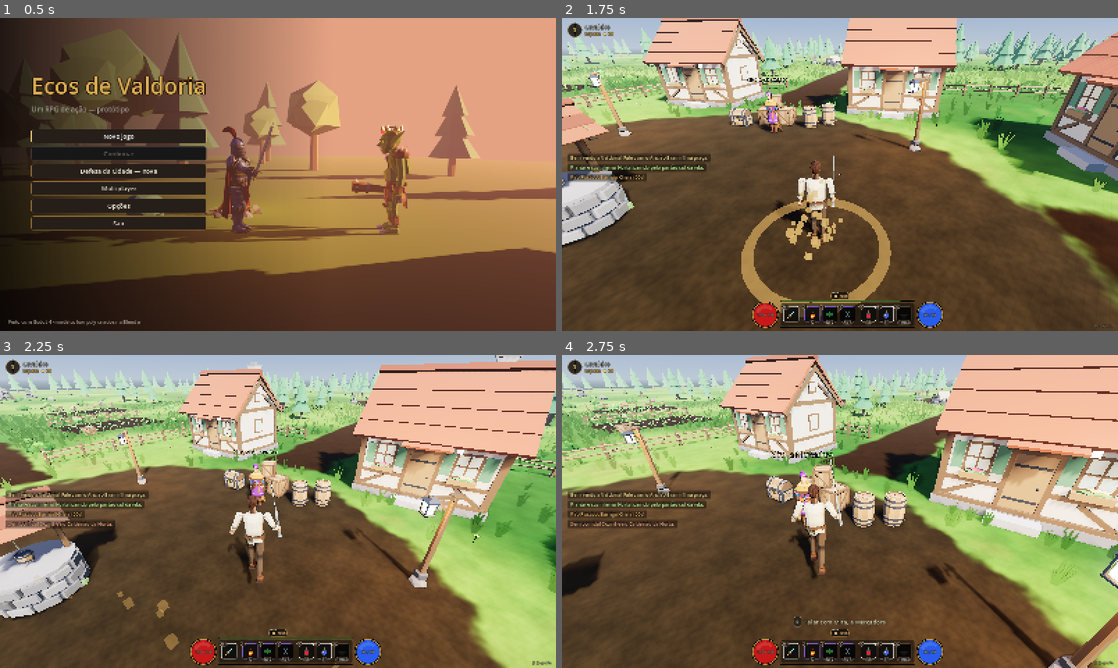
Above: before the commit, frames 1-4 (two rows, left to right).
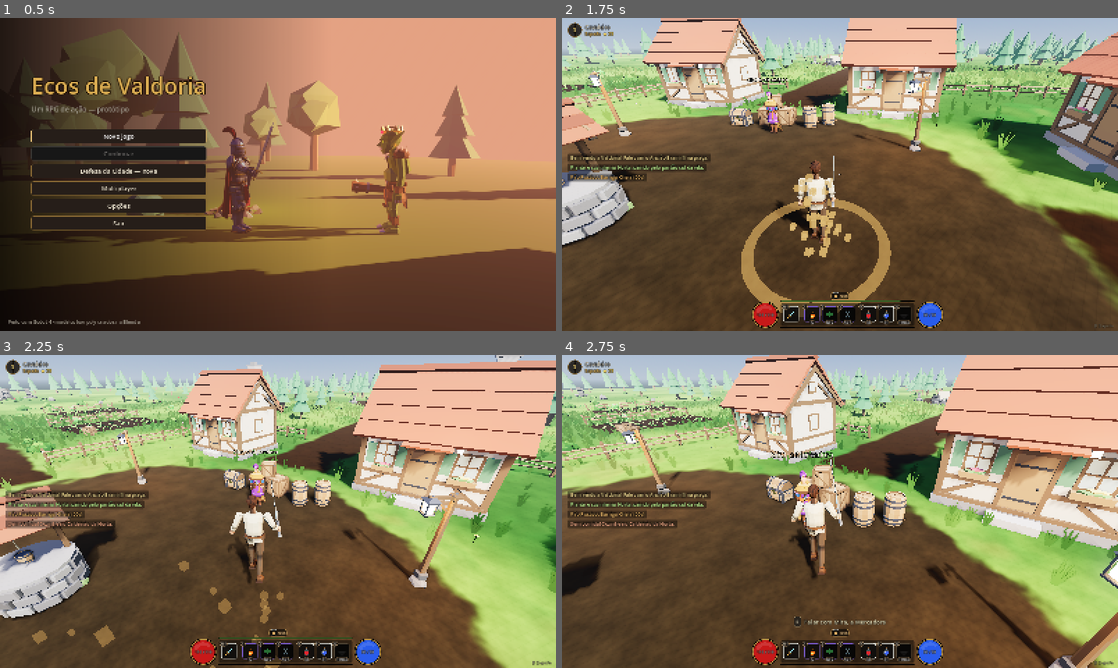
Above: after the commit, the same moments.

Repository: thyxbr/farm-survivors
Game: Godot game, scene res://scenes/main_menu.tscn
Same seed, same stepped clock (60 frames per second), same inputs: the game is played once before the commit and once after it.
Inputs (mouse positions are in pixels of both pictures, inside the frame that each line leads up to):
- Up to frame 1 (0.5 s): no input
- Up to frame 2 (1.75 s): click "Novo jogo" at 0.5 s; tap Enter (ui_accept) at 1.25 s; move the mouse to (867, 174) at 1.27 s; press the mouse at (867, 174) at 1.28 s; hold W (move_forward) from 1.28 s (still down); tap Space (jump) at 1.52 s; tap Q (eat) at 1.55 s
- Up to frame 3 (2.25 s): keep holding W (move_forward); tap Space (jump) at 1.82 s; move the mouse to (250, 511) at 2.02 s; release the mouse at (250, 511) at 2.03 s; tap Q (eat) at 2.1 s
- Up to frame 4 (2.75 s): keep holding W (move_forward); tap Space (jump) at 2.27, 2.57 s; tap E (interact) at 2.3 s

Frame 1 is identical in both runs. In frame 2, 0.9% of the frame differs, in the area x 40-52%, y 49-78%; in frame 3, 0.9%, in the area x 5-61%, y 65-100%; in frame 4, nothing differs.

Commit message:
Ferreiro: NPC com estados, golpe sincronizado e diálogo
Doran, o Ferreiro (scripts/world/blacksmith.gd, estende o npc.gd): martela
na bigorna com pausas a cada 3-5 ciclos, para e se vira quando o jogador
chega, gesticula durante a conversa e volta ao fechar o diálogo. Os golpes
vêm de uma method track injetada no clipe (faíscas no StrikePoint + som da
bigorna). Animação continua com o jogo pausado; o servidor dedicado não anima.
Martelo preso ao osso RightHand. FX.burst_particles extraído do FX.burst.
Ferraria colocada na vila em posição provisória (Tarefa 5 ajusta).

Co-Authored-By: Claude Opus 5.5 <noreply@anthropic.com>

Diff:
--- a/scripts/fx.gd
+++ b/scripts/fx.gd
@@ -36,6 +36,16 @@
 	var root := _scene()
 	if root == null:
 		return
+	var p := burst_particles(color, amount, speed, size, lifetime, gravity)
+	root.add_child(p)
+	p.global_position = pos
+	p.emitting = true
+	root.get_tree().create_timer(lifetime + 0.5).timeout.connect(p.queue_free)
+
+
+## Emissor de uma rajada, sem pai e parado: quem dispara sempre no mesmo lugar guarda um e chama
+## restart() a cada vez (ex.: as faíscas da bigorna do ferreiro).
+static func burst_particles(color: Color, amount := 16, speed := 4.0, size := 0.12, lifetime := 0.6, gravity := -9.0) -> CPUParticles3D:
 	var p := CPUParticles3D.new()
 	var mesh := BoxMesh.new()
 	mesh.size = Vector3.ONE * size
@@ -60,10 +70,8 @@
 	grad.set_color(0, color)
 	grad.set_color(1, Color(color.r, color.g, color.b, 0.0))
 	p.color_ramp = grad
-	root.add_child(p)
-	p.global_position = pos
-	p.emitting = true
-	root.get_tree().create_timer(lifetime + 0.5).timeout.connect(p.queue_free)
+	p.emitting = false
+	return p
 
 
 static func ring(pos: Vector3, color: Color, radius: float, duration := 0.5) -> void:
--- /dev/null
+++ b/scripts/world/blacksmith.gd
@@ -0,0 +1,191 @@
+class_name Blacksmith
+extends "res://scripts/world/npc.gd"
+## Doran, o ferreiro: martela na bigorna (com pausas de vez em quando), para e se vira quando o
+## jogador chega e gesticula enquanto conversa. Cada golpe solta faíscas e o som da bigorna,
+## sincronizados com a animação por uma method track injetada nos clipes em _ready.
+
+enum State { WORK, PAUSE, IDLE, TALK }
+
+const NEAR := 7.0     # mesmo raio em que o npc.gd vira para o jogador
+const BLEND := 0.25
+## Tempo (s) do impacto do martelo em cada clipe: work_hammer provisório = quadro 16 de 36 a 30 fps.
+const STRIKES := {"work_hammer": [0.533]}
+const SPARK_COLOR := Color(1.0, 0.72, 0.25)
+
+var state: State = State.WORK
+var strikes := 0
+var anvil: Node3D          # criado pelo mundo e atribuído antes do add_child
+var anim: AnimationPlayer
+var skeleton: Skeleton3D
+var _animate := true       # falso no servidor dedicado: sem animação, golpes, faíscas nem som
+var _sparks: CPUParticles3D
+var _strike_point: Node3D
+var _cycles_left := 0
+var _last_pos := 0.0
+var _dialogue: Node = null
+
+
+func _init() -> void:
+	npc_id = "blacksmith"
+
+
+func _ready() -> void:
+	super._ready()
+	# o diálogo pausa a árvore no solo: o ferreiro continua checando o estado e animando
+	process_mode = Node.PROCESS_MODE_ALWAYS
+	skeleton = model.find_children("*", "Skeleton3D")[0]
+	anim = model.find_children("*", "AnimationPlayer")[0]
+	anim.process_mode = Node.PROCESS_MODE_ALWAYS
+	anim.animation_finished.connect(_on_anim_finished)
+	_attach_hammer()
+	if anvil:
+		_strike_point = anvil.find_child("StrikePoint", true, false)
+	var headless := DisplayServer.get_name() == "headless"
+	# o smoke test roda headless, mas precisa da animação e dos golpes para conferir o ferreiro
+	_animate = not headless or "--smoketest" in OS.get_cmdline_user_args()
+	if not _animate:
+		anim.stop()
+		anim.active = false
+		set_process(false)
+		return
+	_add_strike_tracks()
+	if not headless:
+		_sparks = FX.burst_particles(SPARK_COLOR, 20, 3.5, 0.035, 0.35, -9.0)
+		_sparks.spread = 70.0
+		_sparks.process_mode = Node.PROCESS_MODE_ALWAYS
+		add_child(_sparks)
+		_sparks.global_position = strike_pos()
+	_work()
+
+
+## Nome do clipe a tocar: a versão do Mixamo, se a biblioteca "mixamo" existir e tiver o clipe.
+func clip(clip_name: String) -> String:
+	if anim and anim.has_animation_library("mixamo") and anim.get_animation_library("mixamo").has_animation(clip_name):
+		return "mixamo/" + clip_name
+	return clip_name
+
+
+## Onde o martelo bate na bigorna (coordenadas globais).
+func strike_pos() -> Vector3:
+	if _strike_point:
+		return _strike_point.global_position
+	return global_position + model.global_basis.z * 0.7 + Vector3.UP * 0.8
+
+
+func interact(player: Node) -> void:
+	var world := get_tree().current_scene
+	if world.get("modal") != null:
+		return
+	super.interact(player)
+	_dialogue = world.get("modal")
+	if _dialogue != null:
+		state = State.TALK
+		_play("talk")
+
+
+## Ponto entre os olhos, a partir da pose atual do osso Head.
+func face_point() -> Vector3:
+	var i := skeleton.find_bone("Head") if skeleton else -1
+	if i < 0:
+		return super.face_point()
+	return skeleton.global_transform * skeleton.get_bone_global_pose(i) * Vector3(0, 0.1, 0.08)
+
+
+func _process(delta: float) -> void:
+	if not get_tree().paused:
+		super._process(delta)   # marcador e virar aos poucos (para o jogador ou de volta à bigorna)
+	var player := get_tree().get_first_node_in_group("player") as Node3D
+	var near := player != null and player.global_position.distance_to(global_position) < NEAR
+	match state:
+		State.TALK:
+			# o diálogo fechou pelo caminho normal do mundo (world.modal deixa de ser ele); depois do
+			# queue_free a referência liberada compara igual a null, daí o is_instance_valid
+			if not is_instance_valid(_dialogue) or get_tree().current_scene.get("modal") != _dialogue:
+				_dialogue = null
+				if near:
+					_idle()
+				else:
+					_work()
+		State.IDLE:
+			if not near:
+				_work()
+		_:
+			if near:
+				_idle()
+			elif state == State.WORK:
+				_count_cycle()
+
+
+func _on_strike() -> void:
+	if not _animate:
+		return
+	strikes += 1
+	Sfx.play_at("anvil", strike_pos())
+	if _sparks:
+		_sparks.restart()
+
+
+# ---------------------------------------------------------------- estados
+func _work() -> void:
+	state = State.WORK
+	_cycles_left = randi_range(3, 5)
+	_last_pos = 0.0
+	_play("work_hammer")
+
+
+func _idle() -> void:
+	state = State.IDLE
+	_play("idle")
+
+
+func _play(clip_name: String) -> void:
+	anim.play(clip(clip_name), BLEND)
+
+
+## Conta as voltas do martelar (a posição do clipe em loop volta para o início); depois de 3 a 5,
+## faz a pausa (limpar a testa) e volta a martelar.
+func _count_cycle() -> void:
+	var pos := anim.current_animation_position
+	if pos < _last_pos:
+		_cycles_left -= 1
+		if _cycles_left <= 0:
+			state = State.PAUSE
+			_play("work_pause")
+	_last_pos = pos
+
+
+func _on_anim_finished(anim_name: StringName) -> void:
+	if state == State.PAUSE and String(anim_name) == clip("work_pause"):
+		_work()
+
+
+# ---------------------------------------------------------------- montagem
+## Injeta nos clipes uma method track que chama _on_strike no instante do impacto. Os clipes são
+## recursos compartilhados do .glb: se outro ferreiro já injetou, a track está lá e é reaproveitada.
+func _add_strike_tracks() -> void:
+	var path := anim.get_node(anim.root_node).get_path_to(self)
+	for clip_name: String in STRIKES:
+		if not anim.has_animation(clip_name):
+			continue
+		var a := anim.get_animation(clip_name)
+		if a.find_track(path, Animation.TYPE_METHOD) >= 0:
+			continue
+		var t := a.add_track(Animation.TYPE_METHOD)
+		a.track_set_path(t, path)
+		for time: float in STRIKES[clip_name]:
+			a.track_insert_key(t, time, {"method": &"_on_strike", "args": []})
+
+
+## O martelo vem como malha solta com o pivô no punho (pose T); passa a seguir o osso RightHand.
+func _attach_hammer() -> void:
+	var hammer := model.find_child("Hammer", true, false) as Node3D
+	var i := skeleton.find_bone("RightHand")
+	if hammer == null or i < 0:
+		return
+	var att := BoneAttachment3D.new()
+	att.bone_name = "RightHand"
+	skeleton.add_child(att)
+	var rest := skeleton.global_transform * skeleton.get_bone_global_rest(i)
+	var xf := rest.affine_inverse() * hammer.global_transform
+	hammer.reparent(att, false)
+	hammer.transform = xf
--- a/scripts/world/npc.gd
+++ b/scripts/world/npc.gd
@@ -4,6 +4,12 @@
 const MODELS := {
 	"elder": preload("res://assets/models/elder.glb"),
 	"merchant": preload("res://assets/models/merchant.glb"),
+	"blacksmith": preload("res://assets/models/blacksmith.glb"),
+}
+const NAMES := {
+	"elder": "Ancião Bram",
+	"merchant": "Mira, a Mercadora",
+	"blacksmith": "Doran, o Ferreiro",
 }
 
 @export var npc_id := "elder"
@@ -20,7 +26,7 @@
 	add_to_group("interactable")
 	collision_layer = 8
 	collision_mask = 0
-	npc_name = "Ancião Bram" if npc_id == "elder" else "Mira, a Mercadora"
+	npc_name = NAMES[npc_id]
 	var col := CollisionShape3D.new()
 	var cap := CapsuleShape3D.new()
 	cap.radius = 0.4
@@ -121,6 +127,13 @@
 # ---------------------------------------------------------------- diálogos
 ## Cada página: {"text": String, "choices": [{"text": String, "action": Callable}]}
 func _build_dialogue() -> Array:
+	if npc_id == "blacksmith":
+		return [
+			{"text": "Mais um golpe e essa lâmina fica pronta. Ferro bom vem das minas do norte, mas o carvão... esse está cada vez mais caro."},
+			{"text": "Se a Mira te vendeu alguma espada, pode apostar que passou por esta bigorna."},
+			{"text": "Agora, se me der licença, o ferro não espera esfriar.",
+				"choices": [{"text": "Até logo", "action": Callable()}]},
+		]
 	if npc_id == "merchant":
 		return [{
 			"text": "Bem-vindo à barraca da Mira! Poções, lâminas e armaduras — tudo pelo preço justo. Também compro o que você trouxer da mata.",
--- a/scripts/world/world.gd
+++ b/scripts/world/world.gd
@@ -16,9 +16,12 @@
 	"campfire": preload("res://assets/models/campfire.glb"),
 	"tent": preload("res://assets/models/tent.glb"),
 	"chest": preload("res://assets/models/chest.glb"),
+	"anvil": preload("res://assets/models/anvil.glb"),
+	"forge": preload("res://assets/models/forge.glb"),
 }
 const ENEMY := preload("res://scripts/enemies/enemy.gd")
 const NPC := preload("res://scripts/world/npc.gd")
+const BLACKSMITH := preload("res://scripts/world/blacksmith.gd")
 const PLAYER := preload("res://scripts/player/player.gd")
 const HUD := preload("res://scripts/ui/hud.gd")
 const DIALOGUE := preload("res://scripts/ui/dialogue_ui.gd")
@@ -230,6 +233,14 @@
 	merchant.position = Vector3(6.8, 0, 1.6)
 	merchant.rotation.y = -PI / 2
 	add_child(merchant)
+	# ferraria (posição provisória, a Tarefa 5 ajusta): ferreiro virado para o leste, bigorna à
+	# frente e forja às costas
+	var smith := BLACKSMITH.new()
+	smith.position = Vector3(-8.5, 0, 11)
+	smith.rotation.y = PI / 2
+	smith.anvil = prop("anvil", Vector3(-7.8, 0, 11), 0.0, 1.0, "cyl", Vector3(0.3, 0.8, 0))
+	prop("forge", Vector3(-10.1, 0, 11), PI / 2, 1.0, "box", Vector3(0.9, 1.0, 0.8))
+	add_child(smith)
 	var portal := PORTAL.new()
 	portal.position = PORTAL_POS
 	add_child(portal)
--- a/tests/smoke_test.gd
+++ b/tests/smoke_test.gd
@@ -46,8 +46,8 @@
 	Sfx.play_at("anvil", player.global_position + Vector3(2, 0, 0))
 	check(Sfx._next_3d != slot_anvil, "som da bigorna toca perto do jogador")
 	check(get_tree().get_nodes_in_group("enemies").size() >= 15, "inimigos spawnados (%d)" % get_tree().get_nodes_in_group("enemies").size())
-	check(get_tree().get_nodes_in_group("interactable").size() == 3 + Game.FARM_PLOTS + 1,
-		"2 NPCs + portal + %d canteiros + caldeirão interagíveis" % Game.FARM_PLOTS)
+	check(get_tree().get_nodes_in_group("interactable").size() == 4 + Game.FARM_PLOTS + 1,
+		"3 NPCs + portal + %d canteiros + caldeirão interagíveis" % Game.FARM_PLOTS)
 
 	# --- diálogo e missão
 	var elder: Node = null
@@ -68,6 +68,7 @@
 	await wait(0.1)
 	check(Game.quest_state("slimes") == "active", "missão dos slimes aceita")
 	check(world.modal == null and not get_tree().paused, "diálogo fecha e despausa")
+	await _test_blacksmith()
 
 	# --- combate corpo a corpo
 	var slime := _nearest("slime")
@@ -202,6 +203,47 @@
 	if FileAccess.file_exists(Game.save_path):
 		DirAccess.remove_absolute(ProjectSettings.globalize_path(Game.save_path))
 	get_tree().quit(1 if fails > 0 else 0)
+
+
+# ---------------------------------------------------------------- Ferreiro
+func _test_blacksmith() -> void:
+	var back := player.global_position
+	var smith := _interactable("blacksmith") as Blacksmith
+	check(smith != null and smith.state == Blacksmith.State.WORK, "ferreiro começa trabalhando")
+	if smith == null:
+		return
+	# jogador longe: golpes acontecem mas o som não toca (fora de FAR_DIST)
+	player.global_position = smith.global_position + Vector3(Sfx.FAR_DIST + 5.0, 0.3, 0)
+	var s0 := smith.strikes
+	var slot: int = Sfx._next_3d
+	# 3,2 s: cobre o pior caso de começar logo no início de uma pausa (work_pause 2,5 s + golpe a 0,53 s)
+	await wait(3.2)
+	check(smith.strikes > s0, "ferreiro bate na bigorna (%d golpes)" % (smith.strikes - s0))
+	check(Sfx._next_3d == slot, "som do golpe não toca com o jogador longe")
+	# chega perto: para e vira
+	var ahead := smith.anvil.global_position - smith.global_position
+	ahead.y = 0.0
+	player.global_position = smith.anvil.global_position + ahead.normalized() * 2.0 + Vector3(0, 0.3, 0)
+	await wait(0.6)
+	check(smith.state == Blacksmith.State.IDLE, "ferreiro para quando o jogador chega")
+	# conversa: anima com o jogo pausado
+	smith.interact(player)
+	await wait(0.1)
+	check(smith.state == Blacksmith.State.TALK and get_tree().paused, "ferreiro conversa com o jogo pausado")
+	var ap: AnimationPlayer = smith.anim
+	var p0 := ap.current_animation_position
+	await wait(0.3)
+	check(ap.current_animation_position != p0, "ferreiro continua animando durante o diálogo")
+	world.modal._choose(Callable())
+	await wait(0.1)
+	check(smith.state == Blacksmith.State.IDLE and not get_tree().paused, "ferreiro volta a ouvir após o diálogo (estado %s, pausado %s)" % [Blacksmith.State.keys()[smith.state], get_tree().paused])
+	# sai de perto: volta a martelar e vira para a bigorna
+	player.global_position = smith.global_position + Vector3(Blacksmith.NEAR + 3.0, 0.3, 0)
+	await wait(1.0)
+	check(smith.state == Blacksmith.State.WORK, "ferreiro volta a trabalhar quando o jogador sai (estado %s)" % Blacksmith.State.keys()[smith.state])
+	check(absf(angle_difference(smith.model.rotation.y, smith._base_yaw)) < 0.2, "ferreiro vira de volta para a bigorna")
+	check(smith.clip("work_hammer") == "work_hammer", "sem biblioteca Mixamo, usa clipe provisório")
+	player.global_position = back
 
 
 # ---------------------------------------------------------------- Horta, caldeirão e comida
Not shown, added: scripts/world/blacksmith.gd.uid
